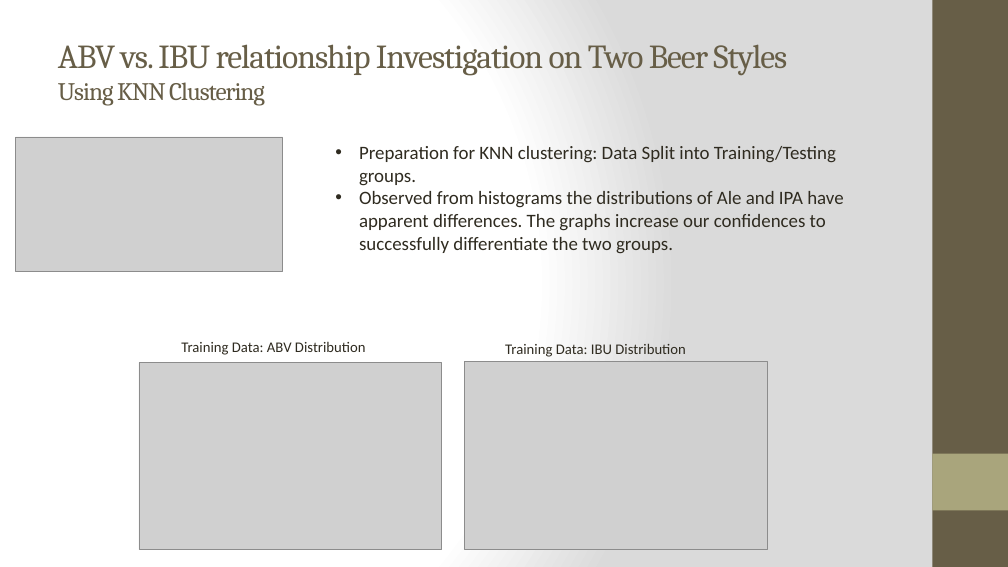
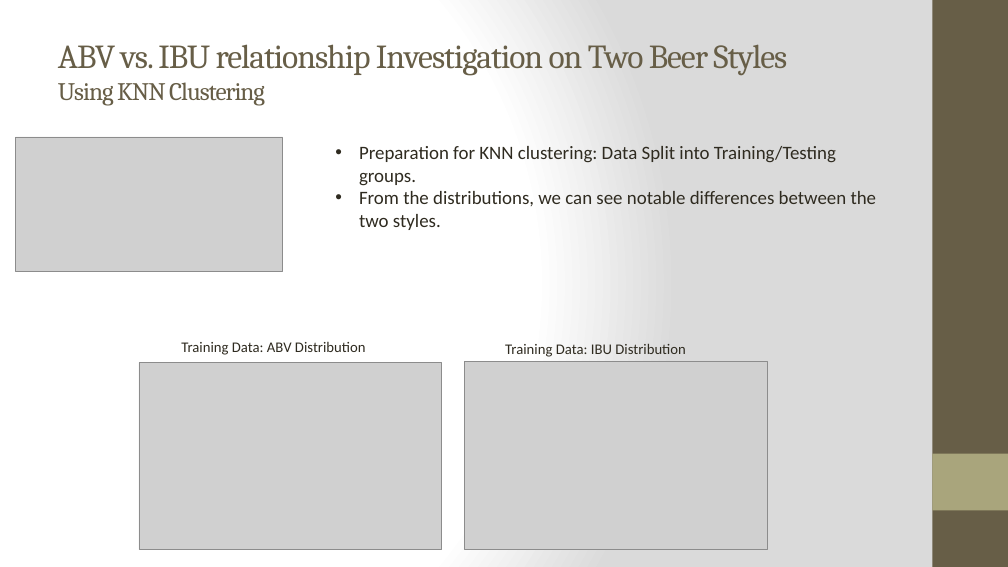
Before and after one commit to bstephan-smu/DDS-project1, a slide deck: slide 12 of Project Presentation_upd1025_new.pptx. Drawn at 1008x567 pixels with LibreOffice and Linux fonts; fonts in the diff are those of the drawing; grey boxes stand for pictures. Boxes give left, top, right and bottom in pixels: in the first picture for what was removed or moved away, otherwise in the second. Text is boxed around its words. In the diff, an @@ line names an element or a change of style, - is before the commit and + after.

```diff
--- a/Project Presentation_upd1025_new.pptx
+++ b/Project Presentation_upd1025_new.pptx
@@ text at [359, 191, 877, 230]: text changed @@
-• Observed from histograms the distributions of Ale and IPA have apparent differences. The graphs increase our confidences to successfully differentiate the two groups.
+• From the distributions, we can see notable differences between the two styles.
```
Also in this commit, not shown: 10 other slides changed.
